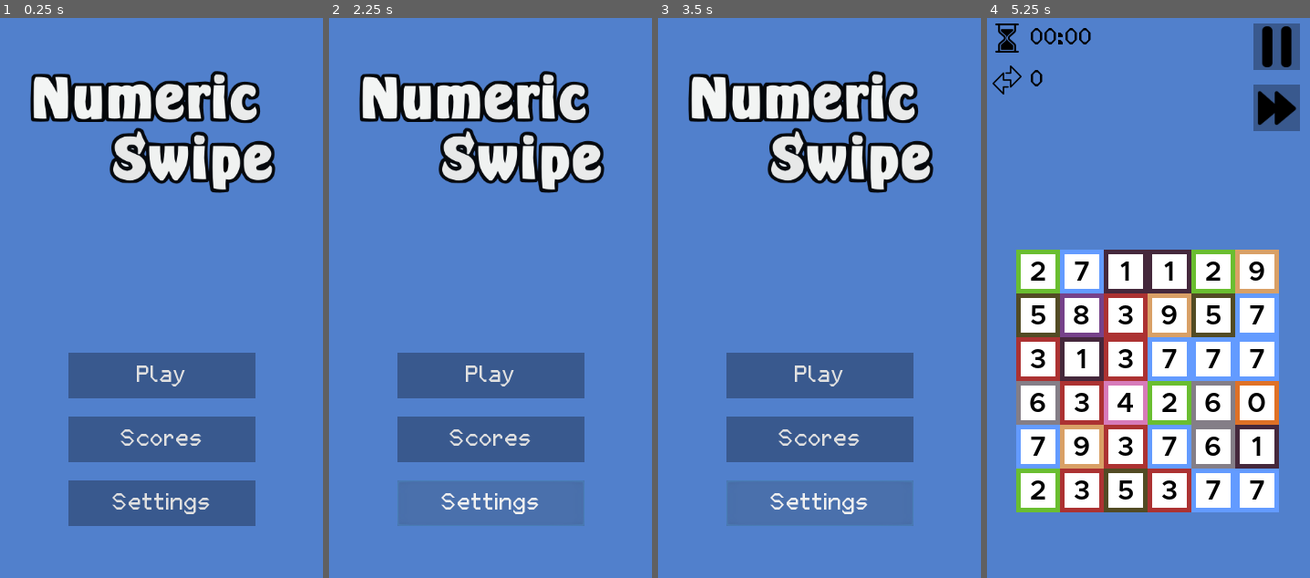
Above: before the commit, frames 1-4 (left to right).
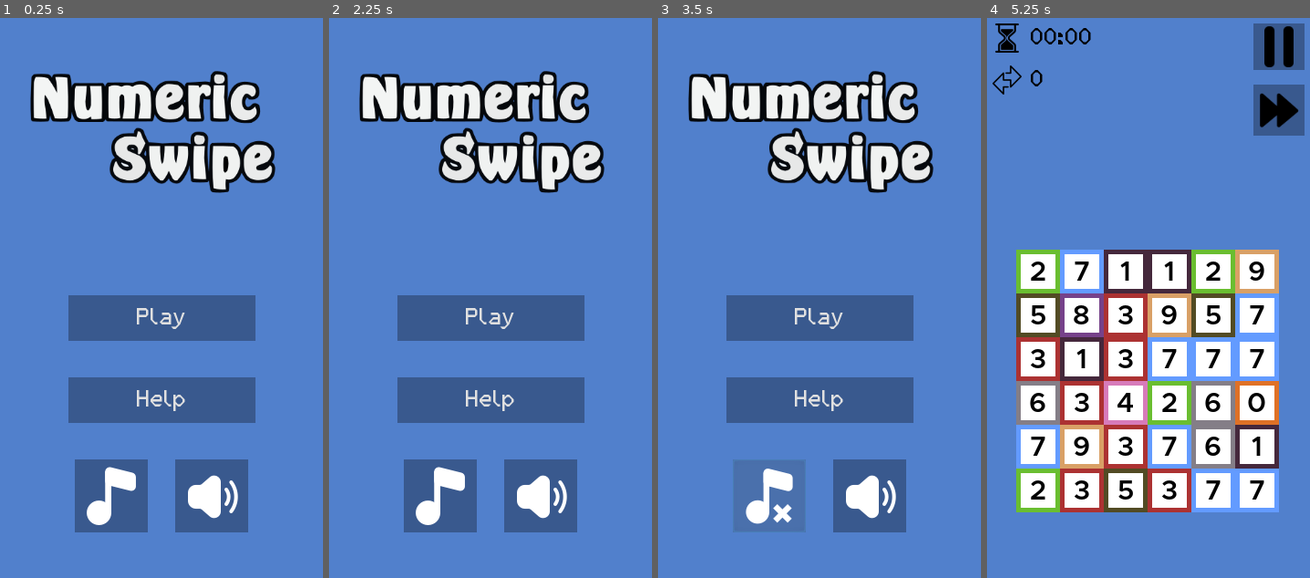
Above: after the commit, the same moments.

Repository: BKopysc/NumericSwipeG3
Game: Godot game, scene res://main.tscn
Two runs of this game, one before a commit and one after it. Both use one fixed random seed, a clock stepped at 60 frames per second and the inputs below.
Inputs (mouse positions are in pixels of both pictures, inside the frame that each line leads up to):
- Up to frame 1 (0.25 s): no input
- Up to frame 2 (2.25 s): click (490, 398) at 0.5 s, where only the run after the commit has a clickable "Help"; click (490, 555) at 1.25 s, where only the run after the commit has a clickable "Back"; click (490, 505) at 2 s, where only the run before the commit has a clickable "Settings"
- Up to frame 3 (3.5 s): click (767, 494) at 2.77 s
- Up to frame 4 (5.25 s): click (1196, 494) at 3.52 s; click "Play" at 4.25 s; click "Easy" at 5 s

The runs differ from the first frame. In frame 1, 17% of the frame differs, in the area x 21-80%, y 49-92%; in frame 2, 20%; in frame 3, 19%; in frame 4, 0.8%.

Commit message:
1.1 release

Diff:
--- a/Global.gd
+++ b/Global.gd
@@ -1,4 +1,4 @@
-extends Node
+extends Node2D
 
 var level_selected = 0
 var session_high_score = 1000000
@@ -7,6 +7,9 @@
 var previous_move_ctr = 0
 var previous_skip_ctr = 0
 var is_high_score = false
+
+var is_music = true
+var is_sound = true
 
 const TileVariants = {
 	BLANK = "blank",
@@ -48,6 +51,34 @@
 #func _process(delta):
 #	pass
 
+func toggle_sound():
+	is_sound = !is_sound
+	return is_sound
+
+func play_correct():
+	if(is_sound):
+		$CorrectTileSound.play()
+
+
+func play_end():
+	if(is_sound):
+		$EndGameSound.play()
+
+func play_invalid():
+	if(is_sound):
+		$InvalidTileSound.play()
+
+func play_tile_sound(state):
+	if(state):
+		play_correct()
+	else:
+		play_invalid()
+
+func toggle_music():
+	is_music = !is_music
+	$GlobalMusic.playing = is_music
+	return is_music
+
 func set_level(level):
 	level_selected = level
 
--- /dev/null
+++ b/Global.tscn
@@ -0,0 +1,24 @@
+[gd_scene load_steps=6 format=2]
+
+[ext_resource path="res://Global.gd" type="Script" id=1]
+[ext_resource path="res://assets/sounds/background-loop.ogg" type="AudioStream" id=2]
+[ext_resource path="res://assets/sounds/tile-incorrect.ogg" type="AudioStream" id=3]
+[ext_resource path="res://assets/sounds/tile-break.ogg" type="AudioStream" id=4]
+[ext_resource path="res://assets/sounds/game-end.ogg" type="AudioStream" id=5]
+
+[node name="Global" type="Node2D"]
+script = ExtResource( 1 )
+
+[node name="GlobalMusic" type="AudioStreamPlayer" parent="."]
+stream = ExtResource( 2 )
+volume_db = -5.798
+autoplay = true
+
+[node name="CorrectTileSound" type="AudioStreamPlayer" parent="."]
+stream = ExtResource( 4 )
+
+[node name="InvalidTileSound" type="AudioStreamPlayer" parent="."]
+stream = ExtResource( 3 )
+
+[node name="EndGameSound" type="AudioStreamPlayer" parent="."]
+stream = ExtResource( 5 )
--- /dev/null
+++ b/font-micra-small.tres
@@ -0,0 +1,9 @@
+[gd_resource type="DynamicFont" load_steps=2 format=2]
+
+[ext_resource path="res://assets/fontmicra.ttf" type="DynamicFontData" id=1]
+
+[resource]
+size = 15
+use_mipmaps = true
+use_filter = true
+font_data = ExtResource( 1 )
--- /dev/null
+++ b/hud/HelpHud.gd
@@ -0,0 +1,20 @@
+extends Control
+
+
+# Declare member variables here. Examples:
+# var a = 2
+# var b = "text"
+
+
+# Called when the node enters the scene tree for the first time.
+func _ready():
+	pass # Replace with function body.
+
+
+# Called every frame. 'delta' is the elapsed time since the previous frame.
+#func _process(delta):
+#	pass
+
+
+func _on_BackButton_pressed():
+	get_tree().change_scene("res://Main.tscn")
--- /dev/null
+++ b/hud/HelpHud.tscn
@@ -0,0 +1,112 @@
+[gd_scene load_steps=7 format=2]
+
+[ext_resource path="res://hud/HelpHud.gd" type="Script" id=1]
+[ext_resource path="res://hud/Background.tscn" type="PackedScene" id=2]
+[ext_resource path="res://basic-theme.tres" type="Theme" id=3]
+[ext_resource path="res://font-micra-small.tres" type="DynamicFont" id=4]
+[ext_resource path="res://assets/help/help-first.png" type="Texture" id=5]
+[ext_resource path="res://assets/help/help-second.png" type="Texture" id=6]
+
+[node name="HelpHud" type="Control"]
+script = ExtResource( 1 )
+
+[node name="CanvasLayer" type="CanvasLayer" parent="."]
+
+[node name="Label" type="Label" parent="CanvasLayer"]
+anchor_left = 0.5
+anchor_right = 0.5
+margin_left = -82.0
+margin_top = 27.0
+margin_right = 82.0
+margin_bottom = 52.0
+theme = ExtResource( 3 )
+text = "How to play?"
+
+[node name="Label2" type="Label" parent="CanvasLayer"]
+margin_left = 32.0
+margin_top = 75.0
+margin_right = 328.0
+margin_bottom = 151.0
+custom_fonts/font = ExtResource( 4 )
+text = "Clear the table by selecting numbers in one line in ascending order"
+align = 1
+autowrap = true
+
+[node name="Label3" type="Label" parent="CanvasLayer"]
+anchor_left = 0.5
+anchor_top = 0.5
+anchor_right = 0.5
+anchor_bottom = 0.5
+margin_left = -148.0
+margin_top = -153.0
+margin_right = 148.0
+margin_bottom = -94.0
+custom_fonts/font = ExtResource( 4 )
+text = "What counts is speed and as few moves as possible"
+align = 1
+autowrap = true
+
+[node name="TextureRect" type="TextureRect" parent="CanvasLayer"]
+anchor_left = 0.5
+anchor_top = 0.5
+anchor_right = 0.5
+anchor_bottom = 0.5
+margin_left = -96.5
+margin_top = -78.0
+margin_right = 96.5
+margin_bottom = 22.0
+texture = ExtResource( 5 )
+
+[node name="Label" type="Label" parent="CanvasLayer/TextureRect"]
+anchor_left = 0.5
+anchor_top = 1.0
+anchor_right = 0.5
+anchor_bottom = 1.0
+margin_left = -179.5
+margin_top = 15.0
+margin_right = 181.5
+margin_bottom = 34.0
+custom_fonts/font = ExtResource( 4 )
+text = "\"Select starting number\" "
+align = 1
+
+[node name="TextureRect2" type="TextureRect" parent="CanvasLayer"]
+anchor_left = 0.5
+anchor_top = 0.5
+anchor_right = 0.5
+anchor_bottom = 0.5
+margin_left = -96.0
+margin_top = 80.0
+margin_right = 97.0
+margin_bottom = 180.0
+texture = ExtResource( 6 )
+
+[node name="Label" type="Label" parent="CanvasLayer/TextureRect2"]
+anchor_left = 0.5
+anchor_top = 1.0
+anchor_right = 0.5
+anchor_bottom = 1.0
+margin_left = -180.5
+margin_top = 14.0
+margin_right = 179.5
+margin_bottom = 33.0
+custom_fonts/font = ExtResource( 4 )
+text = "\"Select ending number\" "
+align = 1
+autowrap = true
+
+[node name="BackButton" type="Button" parent="CanvasLayer"]
+anchor_left = 0.5
+anchor_top = 1.0
+anchor_right = 0.5
+anchor_bottom = 1.0
+margin_left = -56.0
+margin_top = -71.0
+margin_right = 56.0
+margin_bottom = -28.0
+theme = ExtResource( 3 )
+text = "Back"
+
+[node name="Background" parent="." instance=ExtResource( 2 )]
+
+[connection signal="pressed" from="CanvasLayer/BackButton" to="." method="_on_BackButton_pressed"]
--- a/hud/LevelHud.gd
+++ b/hud/LevelHud.gd
@@ -41,6 +41,8 @@
 	$PauseHud.hide()
 	emit_signal("game_paused", false)
 
+func show_skip_hint():
+	$SkipLabel.show()
 
 
 func _on_Button_pressed():
--- a/hud/LevelHud.tscn
+++ b/hud/LevelHud.tscn
@@ -60,13 +60,13 @@
 [node name="VBoxContainer" type="VBoxContainer" parent="CanvasLayer"]
 margin_left = 295.0
 margin_top = 10.0
-margin_right = 335.0
-margin_bottom = 50.0
+margin_right = 365.0
+margin_bottom = 164.0
 rect_scale = Vector2( 0.8, 0.8 )
 custom_constants/separation = 20
 
 [node name="PauseButton" type="Button" parent="CanvasLayer/VBoxContainer"]
-margin_right = 64.0
+margin_right = 70.0
 margin_bottom = 64.0
 theme = ExtResource( 2 )
 icon = ExtResource( 4 )
@@ -74,10 +74,23 @@
 
 [node name="Button" type="Button" parent="CanvasLayer/VBoxContainer"]
 margin_top = 84.0
-margin_right = 64.0
-margin_bottom = 148.0
+margin_right = 70.0
+margin_bottom = 154.0
+rect_min_size = Vector2( 70, 70 )
 theme = ExtResource( 2 )
 icon = ExtResource( 7 )
+icon_align = 1
+
+[node name="SkipLabel" type="Label" parent="."]
+visible = false
+margin_left = 243.0
+margin_top = 135.0
+margin_right = 343.0
+margin_bottom = 160.0
+rect_min_size = Vector2( 100, 0 )
+theme = ExtResource( 2 )
+text = "Skip"
+align = 2
 
 [node name="PauseHud" parent="." instance=ExtResource( 6 )]
 visible = false
--- a/hud/PauseHud.gd
+++ b/hud/PauseHud.gd
@@ -17,6 +17,18 @@
 #func _process(delta):
 #	pass
 
+func _toggle_music(state):
+	if(state):
+		$ColorRect2/MarginContainer/VBoxContainer/HBoxContainer/MusicButton.icon = preload("res://assets/hud/music32.png")
+	else:
+		$ColorRect2/MarginContainer/VBoxContainer/HBoxContainer/MusicButton.icon = preload("res://assets/hud/music_mute32.png")
+
+
+func _toggle_sound(state):
+	if(state):
+		$ColorRect2/MarginContainer/VBoxContainer/HBoxContainer/SoundButton.icon = preload("res://assets/hud/sound32.png")
+	else:
+		$ColorRect2/MarginContainer/VBoxContainer/HBoxContainer/SoundButton.icon = preload("res://assets/hud/sound-mute32.png")
 
 func _on_ResumeButton_pressed():
 	emit_signal("resume_pressed")
@@ -24,3 +36,10 @@
 
 func _on_ExitButton_pressed():
 	emit_signal("exit_pressed")
+
+
+func _on_MusicButton_pressed():
+	_toggle_music(Global.toggle_music())
+
+func _on_SoundButton_pressed():
+	_toggle_sound(Global.toggle_sound())
--- a/hud/PauseHud.tscn
+++ b/hud/PauseHud.tscn
@@ -1,7 +1,9 @@
-[gd_scene load_steps=3 format=2]
+[gd_scene load_steps=5 format=2]
 
 [ext_resource path="res://basic-theme.tres" type="Theme" id=1]
 [ext_resource path="res://hud/PauseHud.gd" type="Script" id=2]
+[ext_resource path="res://assets/hud/music32.png" type="Texture" id=3]
+[ext_resource path="res://assets/hud/sound32.png" type="Texture" id=4]
 
 [node name="PauseHud" type="CanvasLayer"]
 script = ExtResource( 2 )
@@ -9,7 +11,7 @@
 [node name="ColorRect" type="ColorRect" parent="."]
 anchor_right = 1.0
 anchor_bottom = 1.0
-color = Color( 1, 1, 1, 0.341176 )
+color = Color( 1, 1, 1, 0.545098 )
 
 [node name="ColorRect2" type="ColorRect" parent="."]
 anchor_left = 0.5
@@ -17,9 +19,9 @@
 anchor_right = 0.5
 anchor_bottom = 0.5
 margin_left = -104.0
-margin_top = -100.0
+margin_top = -122.5
 margin_right = 104.0
-margin_bottom = 100.0
+margin_bottom = 122.5
 color = Color( 0.396078, 0.466667, 0.494118, 1 )
 
 [node name="Label" type="Label" parent="ColorRect2"]
@@ -38,29 +40,57 @@
 anchor_right = 0.5
 anchor_bottom = 1.0
 margin_left = -86.0
-margin_top = -115.0
+margin_top = -185.0
 margin_right = 87.0
-margin_bottom = -20.0
+margin_bottom = -25.0
 
 [node name="VBoxContainer" type="VBoxContainer" parent="ColorRect2/MarginContainer"]
 margin_right = 173.0
-margin_bottom = 95.0
+margin_bottom = 160.0
 custom_constants/separation = 15
 
+[node name="HBoxContainer" type="HBoxContainer" parent="ColorRect2/MarginContainer/VBoxContainer"]
+margin_right = 173.0
+margin_bottom = 50.0
+custom_constants/separation = 25
+alignment = 1
+
+[node name="MusicButton" type="Button" parent="ColorRect2/MarginContainer/VBoxContainer/HBoxContainer"]
+margin_left = 24.0
+margin_right = 74.0
+margin_bottom = 50.0
+grow_vertical = 0
+rect_min_size = Vector2( 50, 50 )
+theme = ExtResource( 1 )
+icon = ExtResource( 3 )
+icon_align = 1
+
+[node name="SoundButton" type="Button" parent="ColorRect2/MarginContainer/VBoxContainer/HBoxContainer"]
+margin_left = 99.0
+margin_right = 149.0
+margin_bottom = 50.0
+rect_min_size = Vector2( 50, 50 )
+theme = ExtResource( 1 )
+icon = ExtResource( 4 )
+icon_align = 1
+
 [node name="ResumeButton" type="Button" parent="ColorRect2/MarginContainer/VBoxContainer"]
+margin_top = 65.0
 margin_right = 173.0
-margin_bottom = 40.0
+margin_bottom = 105.0
 rect_min_size = Vector2( 0, 40 )
 theme = ExtResource( 1 )
 text = "Resume"
 
 [node name="ExitButton" type="Button" parent="ColorRect2/MarginContainer/VBoxContainer"]
-margin_top = 55.0
+margin_top = 120.0
 margin_right = 173.0
-margin_bottom = 95.0
+margin_bottom = 160.0
 rect_min_size = Vector2( 0, 40 )
 theme = ExtResource( 1 )
 text = "Exit"
 
+[connection signal="pressed" from="ColorRect2/MarginContainer/VBoxContainer/HBoxContainer/MusicButton" to="." method="_on_MusicButton_pressed"]
+[connection signal="pressed" from="ColorRect2/MarginContainer/VBoxContainer/HBoxContainer/SoundButton" to="." method="_on_SoundButton_pressed"]
 [connection signal="pressed" from="ColorRect2/MarginContainer/VBoxContainer/ResumeButton" to="." method="_on_ResumeButton_pressed"]
 [connection signal="pressed" from="ColorRect2/MarginContainer/VBoxContainer/ExitButton" to="." method="_on_ExitButton_pressed"]
--- a/levels/DefaultLevel.gd
+++ b/levels/DefaultLevel.gd
@@ -33,6 +33,7 @@
 
 func _on_TileContainer_moved(is_success):
 	move_ctr += 1
+	Global.play_tile_sound(is_success)
 	$LevelHud/CanvasLayer/HBoxContainerMove/MoveLabel.text = str(move_ctr)
 
 
@@ -40,6 +41,7 @@
 func _on_TileContainer_game_end():
 	var score = timer_ctr*move_ctr
 	Global.set_previous_game(timer_ctr, move_ctr, 0, score)
+	Global.play_end()
 	get_tree().change_scene("res://hud/EndHud.tscn")
 
 
@@ -48,4 +50,9 @@
 	var skip_ctr = left*150
 	var score = timer_ctr*move_ctr + skip_ctr
 	Global.set_previous_game(timer_ctr, move_ctr, skip_ctr, score)
+	Global.play_end()
 	get_tree().change_scene("res://hud/EndHud.tscn")
+
+
+func _on_TileContainer_no_moves():
+	$LevelHud.show_skip_hint()
--- a/levels/DefaultLevel.tscn
+++ b/levels/DefaultLevel.tscn
@@ -23,3 +23,4 @@
 [connection signal="timeout" from="BasicTimer" to="." method="_on_BasicTimer_timeout"]
 [connection signal="game_end" from="TileContainer" to="." method="_on_TileContainer_game_end"]
 [connection signal="moved" from="TileContainer" to="." method="_on_TileContainer_moved"]
+[connection signal="no_moves" from="TileContainer" to="." method="_on_TileContainer_no_moves"]
--- a/main.gd
+++ b/main.gd
@@ -8,13 +8,37 @@
 
 # Called when the node enters the scene tree for the first time.
 func _ready():
-	pass # Replace with function body.
+	_toggle_music(Global.is_music)
 
 
 # Called every frame. 'delta' is the elapsed time since the previous frame.
 #func _process(delta):
 #	pass
 
+func _toggle_music(state):
+	if(state):
+		$CanvasLayer/MarginContainer2/VBoxContainer/HBoxContainer/MusicButton.icon = preload("res://assets/hud/music.png")
+	else:
+		$CanvasLayer/MarginContainer2/VBoxContainer/HBoxContainer/MusicButton.icon = preload("res://assets/hud/music_mute.png")
+
+func _toggle_sound(state):
+	if(state):
+		$CanvasLayer/MarginContainer2/VBoxContainer/HBoxContainer/SoundButton.icon = preload("res://assets/hud/sound.png")
+	else:
+		$CanvasLayer/MarginContainer2/VBoxContainer/HBoxContainer/SoundButton.icon = preload("res://assets/hud/sound-mute.png")
+
 
 func _on_PlayButton_pressed():
 	get_tree().change_scene("res://levels/LevelSelect.tscn")
+
+
+func _on_MusicButton_pressed():
+	_toggle_music(Global.toggle_music())
+
+
+func _on_SoundButton_pressed():
+	_toggle_sound(Global.toggle_sound())
+
+
+func _on_HelpButton_pressed():
+	get_tree().change_scene("res://hud/HelpHud.tscn")
--- a/main.tscn
+++ b/main.tscn
@@ -1,9 +1,11 @@
-[gd_scene load_steps=5 format=2]
+[gd_scene load_steps=7 format=2]
 
 [ext_resource path="res://Main.gd" type="Script" id=1]
 [ext_resource path="res://assets/hud/logo.svg" type="Texture" id=2]
 [ext_resource path="res://basic-theme.tres" type="Theme" id=3]
 [ext_resource path="res://hud/Background.tscn" type="PackedScene" id=4]
+[ext_resource path="res://assets/hud/sound.png" type="Texture" id=5]
+[ext_resource path="res://assets/hud/music.png" type="Texture" id=6]
 
 [node name="Main" type="Control"]
 script = ExtResource( 1 )
@@ -26,14 +28,15 @@
 anchor_right = 0.5
 anchor_bottom = 0.5
 margin_left = -102.5
-margin_top = 51.0
+margin_top = -12.0
 margin_right = 102.5
-margin_bottom = 152.0
+margin_bottom = 232.0
 
 [node name="VBoxContainer" type="VBoxContainer" parent="CanvasLayer/MarginContainer2"]
 margin_right = 205.0
-margin_bottom = 190.0
-custom_constants/separation = 20
+margin_bottom = 260.0
+custom_constants/separation = 40
+alignment = 1
 
 [node name="PlayButton" type="Button" parent="CanvasLayer/MarginContainer2/VBoxContainer"]
 margin_right = 205.0
@@ -43,21 +46,53 @@
 text = "Play"
 
 [node name="ScoresButton" type="Button" parent="CanvasLayer/MarginContainer2/VBoxContainer"]
-margin_top = 70.0
+visible = false
+margin_top = 90.0
 margin_right = 205.0
-margin_bottom = 120.0
+margin_bottom = 140.0
 rect_min_size = Vector2( 0, 50 )
 theme = ExtResource( 3 )
 text = "Scores"
 
-[node name="SettingsButton" type="Button" parent="CanvasLayer/MarginContainer2/VBoxContainer"]
-margin_top = 140.0
+[node name="HelpButton" type="Button" parent="CanvasLayer/MarginContainer2/VBoxContainer"]
+margin_top = 90.0
 margin_right = 205.0
-margin_bottom = 190.0
+margin_bottom = 140.0
 rect_min_size = Vector2( 0, 50 )
 theme = ExtResource( 3 )
-text = "Settings"
+text = "Help"
+
+[node name="HBoxContainer" type="HBoxContainer" parent="CanvasLayer/MarginContainer2/VBoxContainer"]
+margin_top = 180.0
+margin_right = 205.0
+margin_bottom = 260.0
+custom_constants/separation = 30
+alignment = 1
+
+[node name="MusicButton" type="Button" parent="CanvasLayer/MarginContainer2/VBoxContainer/HBoxContainer"]
+margin_left = 7.0
+margin_right = 87.0
+margin_bottom = 80.0
+rect_min_size = Vector2( 80, 80 )
+rect_pivot_offset = Vector2( -568.5, -272 )
+theme = ExtResource( 3 )
+custom_constants/hseparation = 10
+icon = ExtResource( 6 )
+icon_align = 1
+
+[node name="SoundButton" type="Button" parent="CanvasLayer/MarginContainer2/VBoxContainer/HBoxContainer"]
+margin_left = 117.0
+margin_right = 197.0
+margin_bottom = 80.0
+rect_min_size = Vector2( 80, 80 )
+rect_pivot_offset = Vector2( -568.5, -272 )
+theme = ExtResource( 3 )
+icon = ExtResource( 5 )
+icon_align = 1
 
 [node name="Background" parent="." instance=ExtResource( 4 )]
 
 [connection signal="pressed" from="CanvasLayer/MarginContainer2/VBoxContainer/PlayButton" to="." method="_on_PlayButton_pressed"]
+[connection signal="pressed" from="CanvasLayer/MarginContainer2/VBoxContainer/HelpButton" to="." method="_on_HelpButton_pressed"]
+[connection signal="pressed" from="CanvasLayer/MarginContainer2/VBoxContainer/HBoxContainer/MusicButton" to="." method="_on_MusicButton_pressed"]
+[connection signal="pressed" from="CanvasLayer/MarginContainer2/VBoxContainer/HBoxContainer/SoundButton" to="." method="_on_SoundButton_pressed"]
--- a/project.godot
+++ b/project.godot
@@ -13,10 +13,11 @@
 config/name="NumericSwipe-GL2"
 run/main_scene="res://Main.tscn"
 config/icon="res://icon.png"
+config/windows_native_icon="res://icon.ico"
 
 [autoload]
 
-Global="*res://Global.gd"
+Global="*res://Global.tscn"
 
 [display]
 
@@ -30,6 +31,10 @@
 
 common/drop_mouse_on_gui_input_disabled=true
 
+[locale]
+
+locale_filter=[ 0, [  ] ]
+
 [physics]
 
 common/enable_pause_aware_picking=true
--- a/tiles/SimpleTile.gd
+++ b/tiles/SimpleTile.gd
@@ -59,17 +59,18 @@
 
 func _on_SimpleTile_mouse_exited():
 	$HoverTexture.hide()
-	$SelectedTexture.hide()
+	#$SelectedTexture.hide()
 
 
 func _on_SimpleTile_gui_input(event):
 	if(event is InputEventMouseButton and event.pressed):
-		$SelectedTexture.show()
+		#$SelectedTexture.show()
 		emit_signal("pressed", self.rect_position, self.location)
 
 
 func hide_tile():
 	$TileTexture/TileLabel.hide()
+	$HoverTexture.hide()
 	$TileTexture.texture = preload("res://assets/tiles/blank.png")
 	disabled_tile = true
 	mouse_filter = Control.MOUSE_FILTER_IGNORE
--- a/tiles/TileContainer.gd
+++ b/tiles/TileContainer.gd
@@ -7,6 +7,7 @@
 
 signal moved
 signal game_end
+signal no_moves
 
 var line_started: bool = false
 var tile_arr= []
@@ -186,6 +187,9 @@
 
 	emit_signal("moved", true)
 
+	if(_check_if_moves() == false):
+		emit_signal("no_moves")
+
 	if(cleared == max_score):
 		emit_signal("game_end")
 
@@ -197,6 +201,36 @@
 	$MistakeTimer.start()
 	$MistakeRect.show()
 
+func _check_if_moves():
+	var rows = tile_arr.size()
+	var cols = tile_arr[0].size()
+
+	var prev_val = -1
+
+	for n in rows:
+		for m in cols:
+			var curr_val = tile_arr[n][m]
+			if(curr_val != -1 and prev_val != -1):
+				return true
+			if(m == cols-1):
+				prev_val = -1
+			else:
+				prev_val = curr_val
+
+
+	for m in cols:
+		for n in rows:
+			var curr_val = tile_arr[n][m]
+			if(curr_val != -1 and prev_val != -1):
+				return true
+			if(n == rows -1):
+				prev_val = -1
+			else:
+				prev_val = curr_val
+
+	return false
+	#for n in tile_arr.size()
+
 func _on_MistakeTimer_timeout():
 	$MistakeRect.hide()
 
Binary file added: assets/help/help-first.png
Not shown, added: assets/help/help-first.png.import
Binary file added: assets/help/help-second.png
Not shown, added: assets/help/help-second.png.import
Not shown, added: assets/hud/help-first.png.import
Not shown, added: assets/hud/help-second.png.import
Binary file added: assets/hud/music.png
Not shown, added: assets/hud/music.png.import
Binary file added: assets/hud/music32.png
Not shown, added: assets/hud/music32.png.import
Binary file added: assets/hud/music_mute.png
Not shown, added: assets/hud/music_mute.png.import
(and 21 more such lines)
